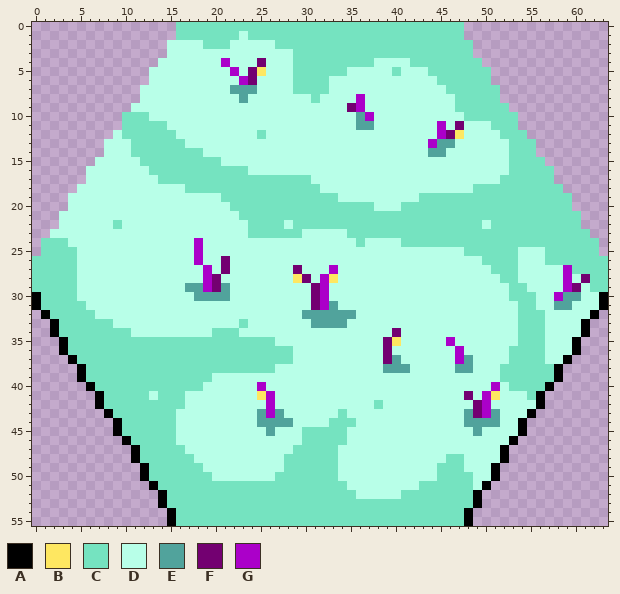
One commit to this pixel-art sprite: Images.Tilesets/TileSets/HexaRealm/Tiles/Lakes.png. The first picture shows the starting point.
The file is 64x56 pixels.
Palette (. is transparent): A #000000  B #fee761  C #75e3c0  D #b8ffe8  E #51a39c  F #730071  G #ab00c9
And afterwards:
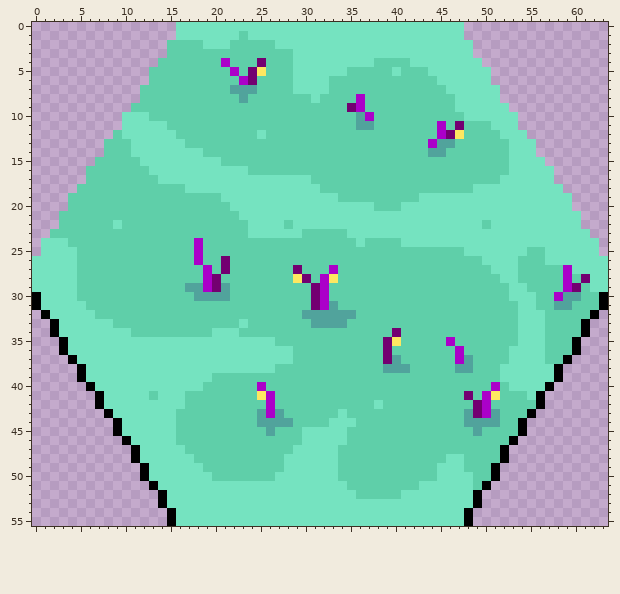
The edit:
colour D: #b8ffe8 -> #5fcfa9
y 25: x 54 D -> C
Boxes around the changes in both pictures, in picture pixels (x1, y1, x2, y2):
changed: (50, 31, 599, 499)
